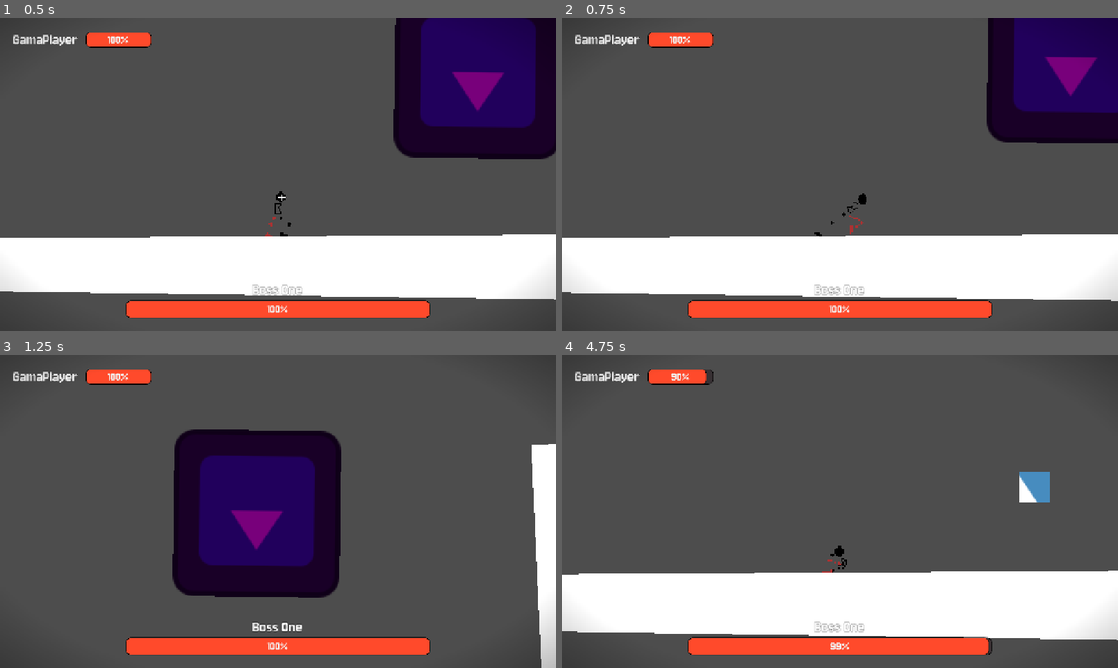
Above: before the commit, frames 1-4 (two rows, left to right).
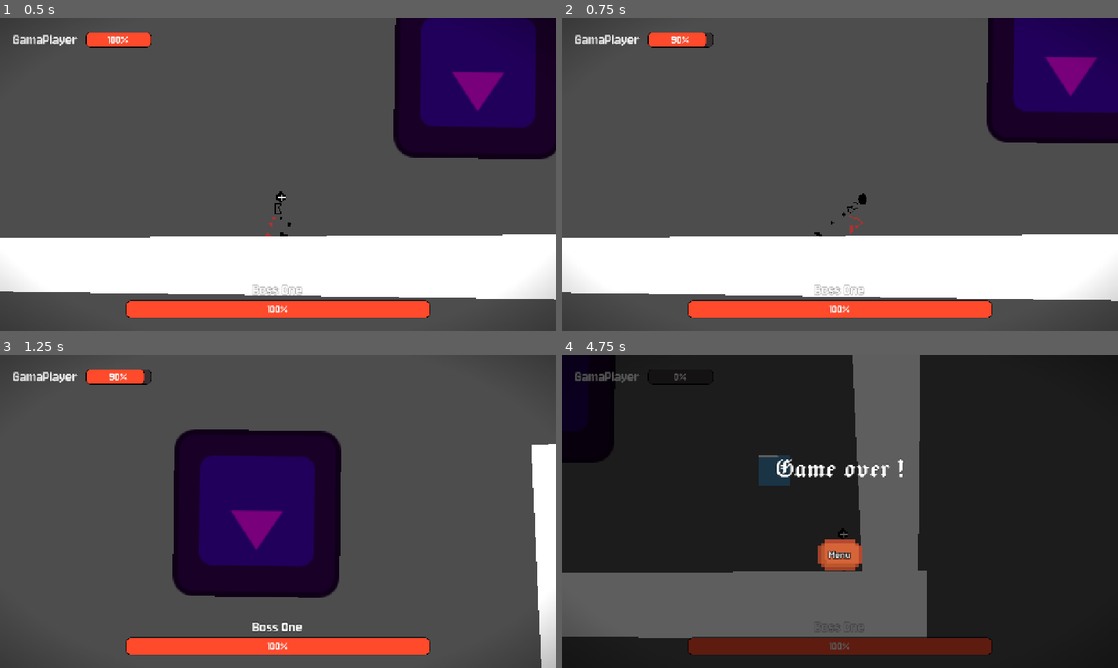
Above: after the commit, the same moments.

Repository: Jeremy-81/GamaBanda
Game: Godot game, scene res://scenes/boss_fight.tscn
Same seed, same stepped clock (60 frames per second), same inputs: the game is played once before the commit and once after it. This scene is started directly instead of the project's main scene. The engine's default icon, where the game draws it, is replaced by a stand-in: a white triangle on a blue panel in a dark square.
Inputs (mouse positions are in pixels of both pictures, inside the frame that each line leads up to):
- Up to frame 1 (0.5 s): no input
- Up to frame 2 (0.75 s): move the mouse to (962, 158) at 0.52 s; press the mouse at (962, 158) at 0.53 s; hold D (go_right) from 0.53 s (still down)
- Up to frame 3 (1.25 s): keep holding D (go_right); tap Space (jump) at 0.77 s
- Up to frame 4 (4.75 s): move the mouse to (728, 527) at 1.27 s; release the mouse at (728, 527) at 1.28 s; click (728, 527) at 1.35 s; tap Space (jump) at 1.52, 3.02, 3.77, 4.52 s; move the mouse to (895, 442) at 2.02 s; release D (go_right) at 2.03 s; press the mouse at (895, 442) at 2.03 s; hold A (go_left) 2.03-2.78 s; tap Shift (dash) at 2.1, 4.35 s; move the mouse to (812, 574) at 2.77 s; release the mouse at (812, 574) at 2.78 s; hold D (go_right) 2.78-4.28 s; click (812, 574) at 2.85 s; move the mouse to (1006, 558) at 3.52 s; press the mouse at (1006, 558) at 3.53 s; move the mouse to (673, 464) at 4.27 s; release the mouse at (673, 464) at 4.28 s; hold A (go_left) from 4.28 s (still down); click (673, 464) at 4.55 s

Frame 1 is identical in both runs. In frame 2, 0.1% of the frame differs, in the area x 19-28%, y 4-10%; in frame 3, 0.1%; in frame 4, 91%, in the area x 0-100%, y 0-100%.

Commit message:
Changed the hurt logic

Diff:
--- a/project.godot
+++ b/project.godot
@@ -27,10 +27,6 @@
 movie_writer/movie_file="C:/Users/John Fernandez/Documents/Personal/Jam/GamaBanda/out/video.avi"
 movie_writer/fps=24
 
-[global_group]
-
-boss_attack=""
-
 [input]
 
 go_left={
@@ -56,6 +52,7 @@
 attack={
 "deadzone": 0.2,
 "events": [Object(InputEventMouseButton,"resource_local_to_scene":false,"resource_name":"","device":-1,"window_id":0,"a …(253 unchanged characters)…
+, Object(InputEventKey,"resource_local_to_scene":false,"resource_name":"","device":0,"window_id":0,"alt_pressed":false,"shift_pressed":false,"ctrl_pressed":false,"meta_pressed":false,"pressed":false,"keycode":0,"physical_keycode":4194305,"key_label":0,"unicode":0,"location":0,"echo":false,"script":null)
 ]
 }
 pause={
--- a/scenes/boss_attacks/boss_attack.gd
+++ /dev/null
@@ -1,29 +0,0 @@
-extends AnimatableBody2D
-
-@export var damage: float
-@export var speed: float
-@export var player: Node2D
-
-var damage_dealt := false
-var traveled := 0.0
-var max_travel_time := 3.0
-
-func _physics_process(delta: float) -> void:
-	if damage_dealt or player == null:
-		return
-
-	traveled += delta
-	if traveled >= max_travel_time:
-		queue_free()
-		return
-
-	var direction = (player.global_position - global_position).normalized()
-	global_position += direction * speed * delta
-
-
-func get_damage() -> float:
-	damage_dealt = true
-	return damage
-
-func destroy_object() -> void:
-	queue_free()
--- /dev/null
+++ b/scenes/boss_attacks/homing_attack/homing_attack.gd
@@ -0,0 +1,21 @@
+extends AnimatableBody2D
+
+@export var damage: float;
+@export var speed: float;
+@export var lifetime : float = 3.0;
+
+@export var objective : Node2D;
+
+func _ready():
+	$Hitbox.damage = damage;
+	$LifeTimer.start(lifetime);
+
+func _physics_process(delta: float) -> void:
+	var direction : Vector2 = global_position.direction_to(objective.global_position);
+	global_position += direction * speed * delta;
+
+func _on_life_timer_timeout():
+	queue_free();
+
+func _on_hitbox_has_damaged():
+	queue_free();
--- a/scenes/boss_attacks/boss_attack.tscn
+++ b/scenes/boss_attacks/homing_attack/homing_attack.tscn
@@ -1,22 +1,23 @@
 [gd_scene format=3 uid="uid://bgvesaacofdjy"]
 
-[ext_resource type="Texture2D" uid="uid://61wvyl0hmq1o" path="res://icon.svg" id="1_cmqgb"]
-[ext_resource type="Script" uid="uid://ctvwpnuy61a2o" path="res://scenes/boss_attacks/boss_attack.gd" id="1_fefrm"]
+[ext_resource type="Script" uid="uid://ctvwpnuy61a2o" path="res://scenes/boss_attacks/homing_attack/homing_attack.gd" id="1_tih41"]
+[ext_resource type="Texture2D" uid="uid://61wvyl0hmq1o" path="res://icon.svg" id="2_qm56a"]
+[ext_resource type="Script" uid="uid://ct2ao5y04qtji" path="res://scenes/objects/components/hitbox.gd" id="3_mwh2y"]
 
 [sub_resource type="AtlasTexture" id="AtlasTexture_fefrm"]
-atlas = ExtResource("1_cmqgb")
+atlas = ExtResource("2_qm56a")
 region = Rect2(64, 32, 32, 32)
 
 [sub_resource type="AtlasTexture" id="AtlasTexture_7qgqo"]
-atlas = ExtResource("1_cmqgb")
+atlas = ExtResource("2_qm56a")
 region = Rect2(32, 32, 32, 32)
 
 [sub_resource type="AtlasTexture" id="AtlasTexture_hlfr0"]
-atlas = ExtResource("1_cmqgb")
+atlas = ExtResource("2_qm56a")
 region = Rect2(64, 64, 32, 32)
 
 [sub_resource type="AtlasTexture" id="AtlasTexture_hmx8u"]
-atlas = ExtResource("1_cmqgb")
+atlas = ExtResource("2_qm56a")
 region = Rect2(32, 96, 32, 32)
 
 [sub_resource type="SpriteFrames" id="SpriteFrames_sddsa"]
@@ -42,8 +43,11 @@
 [sub_resource type="RectangleShape2D" id="RectangleShape2D_fefrm"]
 size = Vector2(74, 74)
 
-[node name="BossAttack" type="AnimatableBody2D" unique_id=1234559325 groups=["boss_attack"]]
-script = ExtResource("1_fefrm")
+[sub_resource type="RectangleShape2D" id="RectangleShape2D_tih41"]
+size = Vector2(80, 80)
+
+[node name="HomingAttack" type="AnimatableBody2D" unique_id=1234559325]
+script = ExtResource("1_tih41")
 damage = 5.0
 speed = 150.0
 
@@ -55,10 +59,21 @@
 
 [node name="CollisionShape2D" type="CollisionShape2D" parent="." unique_id=1558523574]
 shape = SubResource("RectangleShape2D_fefrm")
+disabled = true
 debug_color = Color(0.8776978, 0.2844998, 0.4937958, 0.41960785)
 
-[node name="Area2D" type="Area2D" parent="." unique_id=146741015 groups=["boss_attack"]]
-collision_mask = 3
+[node name="Hitbox" type="Area2D" parent="." unique_id=497645412 node_paths=PackedStringArray("entity")]
+script = ExtResource("3_mwh2y")
+entity = NodePath("..")
+damage = 5.0
+hit_on_touch = true
+metadata/_custom_type_script = "uid://ct2ao5y04qtji"
 
-[node name="CollisionShape2D" type="CollisionShape2D" parent="Area2D" unique_id=687042684]
-shape = SubResource("RectangleShape2D_fefrm")
+[node name="CollisionShape2D" type="CollisionShape2D" parent="Hitbox" unique_id=1471040396]
+shape = SubResource("RectangleShape2D_tih41")
+
+[node name="LifeTimer" type="Timer" parent="." unique_id=1318716053]
+one_shot = true
+
+[connection signal="has_damaged" from="Hitbox" to="." method="_on_hitbox_has_damaged"]
+[connection signal="timeout" from="LifeTimer" to="." method="_on_life_timer_timeout"]
--- a/scenes/objects/boss/boss.gd
+++ b/scenes/objects/boss/boss.gd
@@ -7,30 +7,30 @@
 @export var boss_name: String
 @export var hp: float
 @export var heavy_damage_bar: float
-@export var damage: float
 @export var player : Node
 
 @onready var sprite_2d: Sprite2D = $Sprite2D
 @onready var hit_paritcules := preload("uid://hqlkttia3yu4")
-@onready var big_hit_paritcules: GPUParticles2D = $BigHitParitcules
 
 var in_range: bool = false
 var atck_rand := RandomNumberGenerator.new()
 
 func _ready() -> void:
-	await get_tree().process_frame
-	boss_ready.emit(boss_name, hp)
-	player.attack_boss.connect(take_player_damage)
+	await get_tree().process_frame;
+	boss_ready.emit(boss_name, hp);
 
 func _on_timer_timeout() -> void:
-	attack()
+	attack();
+
 
 func attack() -> void:
 	var rand_attack = atck_rand.randi_range(1, 10)
-	var attack : Node = preload("res://scenes/boss_attacks/boss_attack.tscn").instantiate()
-	attack.player = player
+	var attack : Node = preload("res://scenes/boss_attacks/homing_attack/homing_attack.tscn").instantiate();
+
+	attack.objective = player;
 
 	add_child(attack)
+
 	attack.global_position = global_position
 	if rand_attack < 5:
 		pass
@@ -38,31 +38,23 @@
 		attack.damage *= 2
 		attack.speed *= 4
 
-func get_damage() -> float:
-	return damage
 
-func take_player_damage(amount: float, type: int) -> void:
-	if in_range:
-		take_damage(amount, type)
-
-func take_damage(amount: float, type: int) -> void:
-	if type == 0:
+func take_damage(damage: float, ko_damage: float) -> void:
+	if ko_damage == 0.0:
 		var hit_p = hit_paritcules.instantiate()
 		hit_p.global_position = position
 		get_parent().add_child(hit_p)
 		hit_p.emitting = true
 	else:
-		big_hit_paritcules.emitting = true
+		$BigHitParticles.emitting = true;
 
-	hp -= amount
+	hp -= damage
 	if hp < 0.0:
 		hp = 0.0
-
 	boss_damage.emit(hp)
 	if hp == 0.0:
 		boss_die()
 
-
 func boss_die() -> void:
 	boss_died.emit()
 	queue_free()
--- a/scenes/objects/boss/boss.tscn
+++ b/scenes/objects/boss/boss.tscn
@@ -2,7 +2,7 @@
 
 [ext_resource type="Texture2D" uid="uid://61wvyl0hmq1o" path="res://icon.svg" id="1_adfyq"]
 [ext_resource type="Script" uid="uid://ldec8y3af7ov" path="res://scenes/objects/boss/boss.gd" id="1_mar8m"]
-[ext_resource type="PackedScene" uid="uid://v03j4dmf32so" path="res://scenes/objects/hitbox/hitbox.tscn" id="3_4e6rw"]
+[ext_resource type="Script" uid="uid://ct2ao5y04qtji" path="res://scenes/objects/components/hitbox.gd" id="3_dnwl1"]
 [ext_resource type="PackedScene" uid="uid://hqlkttia3yu4" path="res://scenes/objects/boss/hurt_particule.tscn" id="4_dnwl1"]
 
 [sub_resource type="RectangleShape2D" id="RectangleShape2D_4e6rw"]
@@ -33,16 +33,15 @@
 wait_time = 2.0
 autostart = true
 
-[node name="Hitbox" parent="." unique_id=487133279 node_paths=PackedStringArray("entity") instance=ExtResource("3_4e6rw")]
-collision_layer = 4
-collision_mask = 2
-entity = NodePath("..")
+[node name="Hitbox" type="Area2D" parent="." unique_id=571835088]
+script = ExtResource("3_dnwl1")
+metadata/_custom_type_script = "uid://ct2ao5y04qtji"
 
 [node name="CollisionShape2D" type="CollisionShape2D" parent="Hitbox" unique_id=674501838]
 position = Vector2(-3, -179)
 shape = SubResource("RectangleShape2D_4e6rw")
 
-[node name="BigHitParitcules" parent="." unique_id=1008605748 instance=ExtResource("4_dnwl1")]
+[node name="BigHitParticles" parent="." unique_id=1008605748 instance=ExtResource("4_dnwl1")]
 amount = 100
 texture = SubResource("GradientTexture2D_dnwl1")
 
--- a/scenes/objects/boss/hurt_particule.tscn
+++ b/scenes/objects/boss/hurt_particule.tscn
@@ -18,7 +18,7 @@
 scale_min = 0.19999999
 scale_max = 0.59999996
 
-[node name="HitParitcules" type="GPUParticles2D" unique_id=1008605748]
+[node name="HitParticles" type="GPUParticles2D" unique_id=1008605748]
 emitting = false
 amount = 30
 texture = SubResource("GradientTexture2D_4e6rw")
--- /dev/null
+++ b/scenes/objects/components/hitbox.gd
@@ -0,0 +1,53 @@
+class_name Hitbox
+extends Area2D
+
+@export var entity : Node;
+@export var damage : float;
+@export var ko_damage : float = 0.0;
+@export var hit_on_touch : bool = false;
+@export var is_player : bool = false;
+
+# Signals if has damaged some entity on the attack
+signal has_damaged();
+
+func _init():
+	monitorable = false;
+	monitoring = true;
+
+	if hit_on_touch:
+		area_entered.connect(_hit_on_touch);
+
+	# Layer separation
+	set_collision_layer_value(1, false);
+	set_collision_mask_value(1, false);
+	if is_player:
+		set_collision_layer_value(3, true);
+		set_collision_mask_value(3, true);
+	else:
+		set_collision_layer_value(2, true);
+		set_collision_mask_value(2, true);
+	pass;
+
+# Deals damage to all the overlapping hurtboxes
+func attack(extra_damage : float = 0.0, extra_ko : float = 0.0) -> void:
+	var is_touching := false;
+
+	for damagable_area in get_overlapping_areas():
+		if damagable_area is Hurtbox:
+			is_touching = true;
+			damagable_area.take_damage(damage + extra_damage, ko_damage + extra_ko, entity);
+
+	if is_touching:
+		has_damaged.emit();
+	pass;
+
+# Deals damage to a specific hutbox
+func deal_damage(damagable : Hurtbox) -> void:
+	damagable.take_damage(damage, ko_damage, entity);
+	has_damaged.emit();
+
+func _hit_on_touch(area : Area2D):
+	print("Damaging");
+	if area is Hurtbox:
+		deal_damage(area);
+	pass;
--- /dev/null
+++ b/scenes/objects/components/hurtbox.gd
@@ -0,0 +1,48 @@
+class_name Hurtbox
+extends Area2D
+
+@export var entity : Node;
+@export var is_player := false;
+@export var invencibility_time : float = 0.0;
+
+signal damaged(damage: float, ko_damage: float, damage_dealer: Node);
+
+var _invencibility_timer : Timer = null;
+
+func _init():
+	monitorable = true;
+	monitoring = false;
+
+	# Layer separation
+	set_collision_layer_value(1, false);
+	set_collision_mask_value(1, false);
+	if is_player:
+		set_collision_layer_value(3, true);
+		set_collision_mask_value(3, true);
+	else:
+		set_collision_layer_value(2, true);
+		set_collision_mask_value(2, true);
+	pass;
+
+func _enter_tree():
+	# Setups the invencibility timer
+	if invencibility_time > 0.0:
+		_invencibility_timer = Timer.new();
+		_invencibility_timer.wait_time = invencibility_time;
+		add_child(_invencibility_timer);
+
+
+func take_damage(damage: float, ko_damage: float, damage_dealer: Node) -> void:
+	# Checks invencibility frames
+	if _invencibility_timer:
+		if _invencibility_timer.time_left > 0.0:
+			return;
+
+	if entity.has_method("take_damage"):
+		entity.take_damage(damage, ko_damage);
+	else:
+		push_error("No take_damage method in the called entity");
+
+	if _invencibility_timer:
+		_invencibility_timer.start();
+	damaged.emit(damage, ko_damage, damage_dealer);
--- a/scenes/objects/hitbox/hitbox.gd
+++ /dev/null
@@ -1,21 +0,0 @@
-class_name Hitbox
-extends Area2D
-
-@export var entity: Node
-
-func take_damage(amount: float) -> void:
-	if entity.has_method("take_damage"):
-		entity.take_damage(amount)
-	else:
-		push_error("No take_damage method in the called entity")
-
-func _on_area_entered(area: Area2D) -> void:
-	entity.in_range = true
-	if area.is_in_group("boss_attack"):
-		take_damage(area.get_parent().get_damage())
-		if area.get_parent().has_method("destroy_object"):
-			area.get_parent().destroy_object()
-
-
-func _on_area_exited(area: Area2D) -> void:
-	entity.in_range = false
--- a/scenes/objects/hitbox/hitbox.tscn
+++ b/scenes/objects/hitbox/hitbox.tscn
@@ -1,6 +1,6 @@
 [gd_scene format=3 uid="uid://v03j4dmf32so"]
 
-[ext_resource type="Script" uid="uid://b13w1i1ecf06o" path="res://scenes/objects/hitbox/hitbox.gd" id="1_yeydk"]
+[ext_resource type="Script" uid="uid://b13w1i1ecf06o" path="res://scenes/objects/components/hurtbox.gd" id="1_yeydk"]
 
 [node name="Hitbox" type="Area2D" unique_id=487133279]
 script = ExtResource("1_yeydk")
--- a/scenes/objects/hurtbox/hurtbox.gd
+++ /dev/null
@@ -1,25 +0,0 @@
-extends Area2D
-
-@export var entity : Node;
-@export var damage : float;
-@export var hit_on_touch : bool = false;
-@export var is_player : bool = false;
-
-func _init():
-	if hit_on_touch:
-		#area_entered.connect(_hit_on_touch);
-		pass;
-	if is_player:
-		set_collision_layer_value(1, true);
-		set_collision_layer_value(1, true);
-	pass;
-
-#func deal_damage(damagable : Hitbox) -> void:
-	#if entity.has_method("take_damage"):
-		#entity.take_damage(amount);
-	#else:
-	#	push_error("No take_damage method in the called entity")
-
-#func _hit_on_touch():
-#	deal_damage
-#	pass;
--- a/scenes/objects/hurtbox/hurtbox.tscn
+++ b/scenes/objects/hurtbox/hurtbox.tscn
@@ -1,8 +1,6 @@
 [gd_scene format=3 uid="uid://d2yx60hb2b6t"]
 
-[ext_resource type="Script" uid="uid://ct2ao5y04qtji" path="res://scenes/objects/hurtbox/hurtbox.gd" id="1_ufm6k"]
+[ext_resource type="Script" uid="uid://ct2ao5y04qtji" path="res://scenes/objects/components/hitbox.gd" id="1_ufm6k"]
 
 [node name="Hurtbox" type="Area2D" unique_id=561438575]
 script = ExtResource("1_ufm6k")
-
-[node name="CollisionShape2D" type="CollisionShape2D" parent="." unique_id=599962975]
--- a/scenes/objects/player/player.gd
+++ b/scenes/objects/player/player.gd
@@ -1,9 +1,9 @@
+class_name Player
 extends CharacterBody2D
 
 signal life_changed(life)
 signal player_ready(name, hp)
 signal player_died
-signal attack_boss
 
 @export var hp: float
 @export var player_name: String
@@ -91,24 +91,22 @@
 		$FloorImpactParticles.restart();
 	pass;
 
-	#if Input.is_action_just_pressed("attack"):
-		#attack()
+	# Attack inputs
+	if Input.is_action_just_pressed("attack"):
+		$Hitbox.attack();
 
 	if Input.is_action_pressed("attack"):
-		loading_attack += delta
+		loading_attack += delta;
 
 	if Input.is_action_just_released("attack"):
 		if loading_attack > 1.0:
-			attack(damage * 10, 1)
+			$Hitbox.attack(damage, 2.0);
 		else:
-			attack(damage, 0)
+			$Hitbox.attack();
+		loading_attack = 0.0;
 
-		loading_attack = 0.0
 
-func attack(attack_damage: float, type: int) -> void:
-	attack_boss.emit(attack_damage, type)
-
-func _shake_screen(random_shake := false, shake_time : float = 1.0) -> void:
+func _shake_screen(random_shake: bool = false, shake_time: float = 1.0) -> void:
 	var shake_tween : Tween = get_tree().create_tween();
 	var shake_direction : float = (-1.0 if randi() % 2 == 0 else 1.0) if random_shake else h_direction;
 	shake_tween.tween_property($CameraTransform, "rotation", -0.08 * shake_direction, 0.2 * shake_time);
@@ -130,7 +128,7 @@
 	pass;
 
 
-func take_damage(amount: float) -> void:
+func take_damage(amount: float, _ko_damage : float) -> void:
 	hp -= amount
 	if hp < 0.0:
 		hp = 0.0
@@ -138,9 +136,5 @@
 	if hp == 0.0:
 		player_die()
 
-func get_damage() -> float:
-	return damage
-
-
 func player_die() -> void:
 	player_died.emit()
--- a/scenes/objects/player/player.tscn
+++ b/scenes/objects/player/player.tscn
@@ -3,10 +3,10 @@
 [ext_resource type="Script" uid="uid://c6cb16oqkrwgg" path="res://scenes/objects/player/player.gd" id="1_g10m2"]
 [ext_resource type="Texture2D" uid="uid://dr0qawuq7wi86" path="res://assets/player/jump-Sheet 80x80.png" id="2_0a575"]
 [ext_resource type="Texture2D" uid="uid://c62574nyu5pg2" path="res://assets/player/roll-dash-Sheet 80x80.png" id="2_nkbs0"]
-[ext_resource type="PackedScene" uid="uid://v03j4dmf32so" path="res://scenes/objects/hitbox/hitbox.tscn" id="3_0a575"]
 [ext_resource type="Texture2D" uid="uid://0i4vxouppdl6" path="res://assets/player/speed-fall-Sheet 80x80.png" id="4_io36v"]
 [ext_resource type="Texture2D" uid="uid://bjhocqn3kj700" path="res://assets/player/run-Sheet 80x80.png" id="4_wim6f"]
-[ext_resource type="PackedScene" uid="uid://d2yx60hb2b6t" path="res://scenes/objects/hurtbox/hurtbox.tscn" id="5_gmdvr"]
+[ext_resource type="Script" uid="uid://b13w1i1ecf06o" path="res://scenes/objects/components/hurtbox.gd" id="6_bdcal"]
+[ext_resource type="Script" uid="uid://ct2ao5y04qtji" path="res://scenes/objects/components/hitbox.gd" id="7_ponut"]
 
 [sub_resource type="AtlasTexture" id="AtlasTexture_g65c7"]
 atlas = ExtResource("2_nkbs0")
@@ -300,17 +300,12 @@
 radius = 32.0
 height = 118.0
 
-[sub_resource type="Gradient" id="Gradient_g10m2"]
-offsets = PackedFloat32Array(0.78313255, 1)
-colors = PackedColorArray(0, 0, 0, 0, 0, 0, 0, 0.25882354)
-
-[sub_resource type="GradientTexture2D" id="GradientTexture2D_0a575"]
-gradient = SubResource("Gradient_g10m2")
-width = 128
-height = 128
-fill = 1
-fill_from = Vector2(0.5, 0.5)
-fill_to = Vector2(1, 1)
+[sub_resource type="CapsuleShape2D" id="CapsuleShape2D_io36v"]
+radius = 29.0
+height = 106.0
+
+[sub_resource type="RectangleShape2D" id="RectangleShape2D_dvfu2"]
+size = Vector2(150, 150)
 
 [sub_resource type="Gradient" id="Gradient_0a575"]
 offsets = PackedFloat32Array(1)
@@ -327,6 +322,18 @@
 gravity = Vector3(0, 1800, 0)
 scale_min = 0.19999999
 scale_max = 0.59999996
+
+[sub_resource type="Gradient" id="Gradient_g10m2"]
+offsets = PackedFloat32Array(0.78313255, 1)
+colors = PackedColorArray(0, 0, 0, 0, 0, 0, 0, 0.25882354)
+
+[sub_resource type="GradientTexture2D" id="GradientTexture2D_0a575"]
+gradient = SubResource("Gradient_g10m2")
+width = 128
+height = 128
+fill = 1
+fill_from = Vector2(0.5, 0.5)
+fill_to = Vector2(1, 1)
 
 [sub_resource type="Animation" id="Animation_nkbs0"]
 length = 0.001
@@ -635,7 +642,6 @@
 transitions = ["Start", "jump", SubResource("AnimationNodeStateMachineTransition_nqkks"), "land", "End", SubResource("A …(557 unchanged characters)…
 
 [sub_resource type="AnimationNodeBlendTree" id="AnimationNodeBlendTree_bdcal"]
-graph_offset = Vector2(-615.35077, 69.621765)
 nodes/output/position = Vector2(820, 140)
 nodes/Direction/node = SubResource("AnimationNodeBlendSpace1D_gmdvr")
 nodes/Direction/position = Vector2(-840, 160)
@@ -653,9 +659,6 @@
 nodes/Jump/position = Vector2(40, 140)
 node_connections = [&"output", 0, &"Dash", &"Add2", 0, &"Direction", &"Add2", 1, &"Movement", &"Dash", 0, &"Jump", &"Dash", 1, &"Animation 2", &"Jump", 0, &"Add2", &"Jump", 1, &"StateMachine"]
 
-[sub_resource type="RectangleShape2D" id="RectangleShape2D_0a575"]
-size = Vector2(80, 131)
-
 [node name="Player" type="CharacterBody2D" unique_id=2105575625]
 script = ExtResource("1_g10m2")
 hp = 100.0
@@ -672,8 +675,6 @@
 [node name="CollisionShape2D" type="CollisionShape2D" parent="." unique_id=1364101473]
 shape = SubResource("CapsuleShape2D_g10m2")
 
-[node name="Hurtbox" parent="." unique_id=561438575 instance=ExtResource("5_gmdvr")]
-
 [node name="CameraTransform" type="RemoteTransform2D" parent="." unique_id=1222825734]
 position = Vector2(0, -76)
 
@@ -684,6 +685,36 @@
 [node name="CoyoteTimer" type="Timer" parent="." unique_id=605348011]
 wait_time = 0.5
 one_shot = true
+
+[node name="Hurtbox" type="Area2D" parent="." unique_id=370638679 node_paths=PackedStringArray("entity")]
+script = ExtResource("6_bdcal")
+entity = NodePath("..")
+is_player = true
+metadata/_custom_type_script = "uid://b13w1i1ecf06o"
+
+[node name="CollisionShape2D" type="CollisionShape2D" parent="Hurtbox" unique_id=396951705]
+shape = SubResource("CapsuleShape2D_io36v")
+
+[node name="Hitbox" type="Area2D" parent="." unique_id=1495450262 node_paths=PackedStringArray("entity")]
+script = ExtResource("7_ponut")
+entity = NodePath("..")
+damage = 10.0
+ko_damage = null
+hit_on_touch = null
+is_player = true
+metadata/_custom_type_script = "uid://ct2ao5y04qtji"
+
+[node name="CollisionShape2D" type="CollisionShape2D" parent="Hitbox" unique_id=388292858]
+shape = SubResource("RectangleShape2D_dvfu2")
+
+[node name="FloorImpactParticles" type="GPUParticles2D" parent="." unique_id=1556150090]
+position = Vector2(0, 72)
+emitting = false
+amount = 20
+texture = SubResource("GradientTexture2D_nkbs0")
+one_shot = true
+explosiveness = 1.0
+process_material = SubResource("ParticleProcessMaterial_wim6f")
 
 [node name="CanvasLayer" type="CanvasLayer" parent="." unique_id=422284375]
 
@@ -695,15 +726,6 @@
 grow_horizontal = 2
 grow_vertical = 2
 texture = SubResource("GradientTexture2D_0a575")
-
-[node name="FloorImpactParticles" type="GPUParticles2D" parent="." unique_id=1556150090]
-position = Vector2(0, 72)
-emitting = false
-amount = 20
-texture = SubResource("GradientTexture2D_nkbs0")
-one_shot = true
-explosiveness = 1.0
-process_material = SubResource("ParticleProcessMaterial_wim6f")
 
 [node name="AnimationTree" type="AnimationTree" parent="." unique_id=1704876674]
 libraries/ = SubResource("AnimationLibrary_io36v")
@@ -719,12 +741,3 @@
 parameters/Jump/active = false
 parameters/Jump/internal_active = false
 parameters/Jump/request = 0
-
-[node name="Hitbox" parent="." unique_id=487133279 node_paths=PackedStringArray("entity") instance=ExtResource("3_0a575")]
-collision_layer = 2
-collision_mask = 5
-entity = NodePath("..")
-
-[node name="CollisionShape2D" type="CollisionShape2D" parent="Hitbox" unique_id=1238569936]
-position = Vector2(0, -0.5)
-shape = SubResource("RectangleShape2D_0a575")
Renamed: scenes/boss_attacks/boss_attack.gd.uid -> scenes/boss_attacks/homing_attack/homing_attack.gd.uid
Renamed: scenes/objects/hurtbox/hurtbox.gd.uid -> scenes/objects/components/hitbox.gd.uid
Renamed: scenes/objects/hitbox/hitbox.gd.uid -> scenes/objects/components/hurtbox.gd.uid
